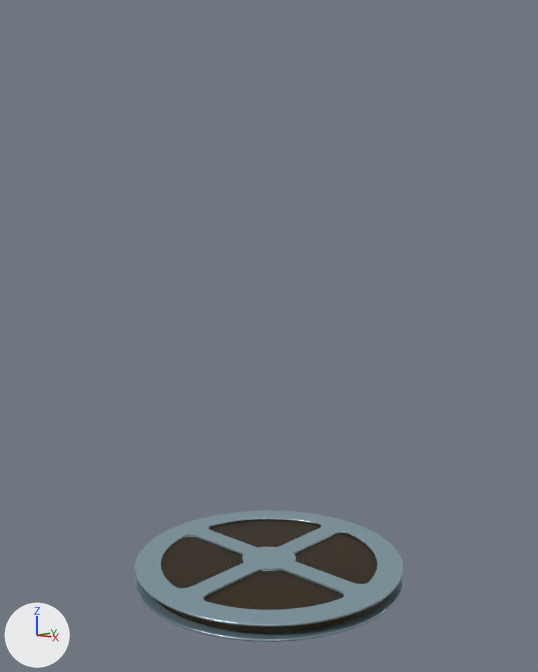
Before and after pictures for a commit that changed the Blender file Media/RealC.blend.
Before and after are seen from a 50 mm camera at (17.78, -19.81, 10.92) aimed at (0.05, -0.06, 7.58). The axes (+X, +Y, +Z) are drawn at lower left. The lights are the same throughout.

Names of what the first picture shows: 'reel', 'reel.001', 'tape'.
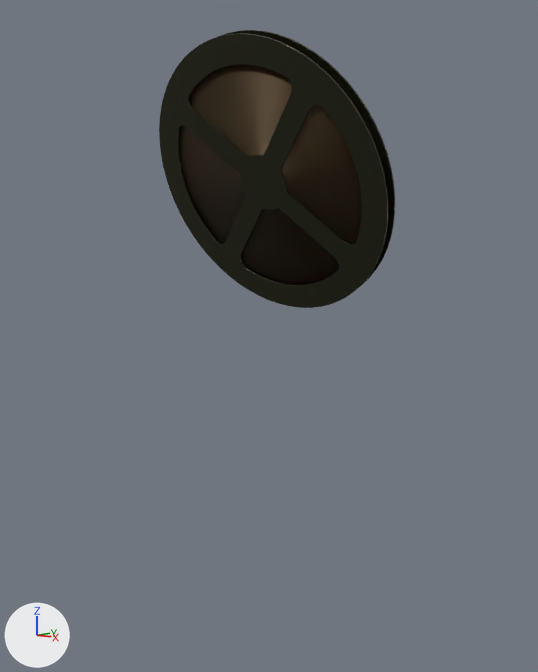
Location of each change, (x1, y1, x2, y2) in pixels of the pictures (538 x 672 px):
'reel', recoloured, surface changed, reshaped, moved (12% narrower, 136% taller)
    before: (135, 510, 403, 627)
    after: (159, 30, 395, 308)
'tape', shading changed, moved
    before: (153, 520, 385, 633)
    after: (179, 64, 362, 285)
'reel.001', deleted (cyan)
    before: (135, 577, 403, 642)
part 1 of me_cylinder_001, added
    after: (159, 33, 388, 308)

The edits, one by one:
Material 'Material.001' (mat_material_001) changes colour from cyan #9dbbc7 to dark yellow #3e3f2e; in linear values from (0.339, 0.494, 0.569) to (0.0483, 0.0498, 0.0275).
In material 'Material.001' (mat_material_001), metallic goes from 0.662 to 0.836.
me_cylinder_001 has 448 vertices, 230 faces and spans x -4.85..4.85, y -4.85..4.85, z -0.04..0.04.
me_cylinder_001 is used by ob_reel; location (0.0, 0.0, -0.79); scale (1.02, 1.02, 1.0).
me_cylinder_001 part 1: the loose piece of 448 vertices spanning x -4.85..4.85, y -4.85..4.85, z -0.04..0.04 is copied, and the copy is moved by (0.0, 0.0, -0.44); it spans x -4.85..4.85, y -4.85..4.85, z -0.48..-0.41.
me_cylinder_002 has 128 vertices, 66 faces and spans x -4.85..4.85, y -4.85..4.85, z -0.04..0.04.
me_cylinder_002 is used by ob_tape; location (0.0, 0.0, -1.015); scale (0.952, 0.952, 5.03).
me_cylinder_002 part 2: all faces are now shaded smooth (66 of 66 changed).
In object 'reel' (ob_reel), parent is now set to ob_reel_tape.
Object 'reel' (ob_reel) moves from (0.0, 0.0, -0.79) to (0.0, 0.0, 0.13).
In object 'tape' (ob_tape), parent is now set to ob_reel_tape.
Object 'tape' (ob_tape) moves from (0.0, 0.0, -1.015) to (0.0, 0.0, -0.095).
Object 'reel.001' (ob_reel_001) is deleted.
Object 'Reel+Tape' (ob_reel_tape) is new.
Its location is (0.0, 0.0, 13.1).
Its rotation in degrees is (303, -40, -23).
